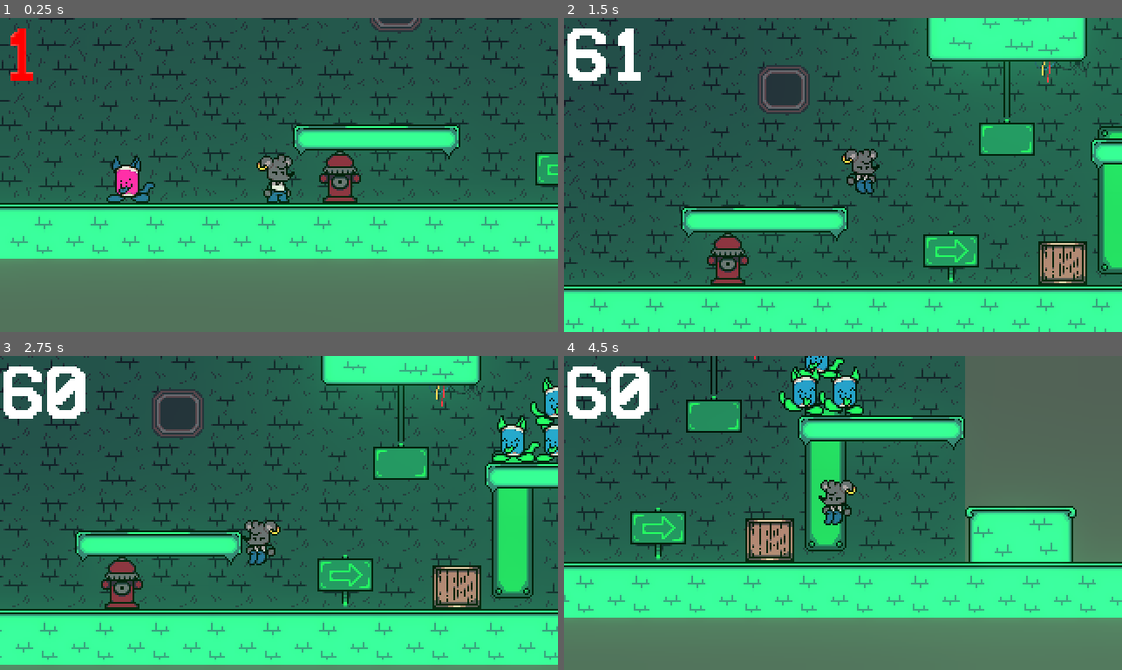
Above: before the commit, frames 1-4 (two rows, left to right).
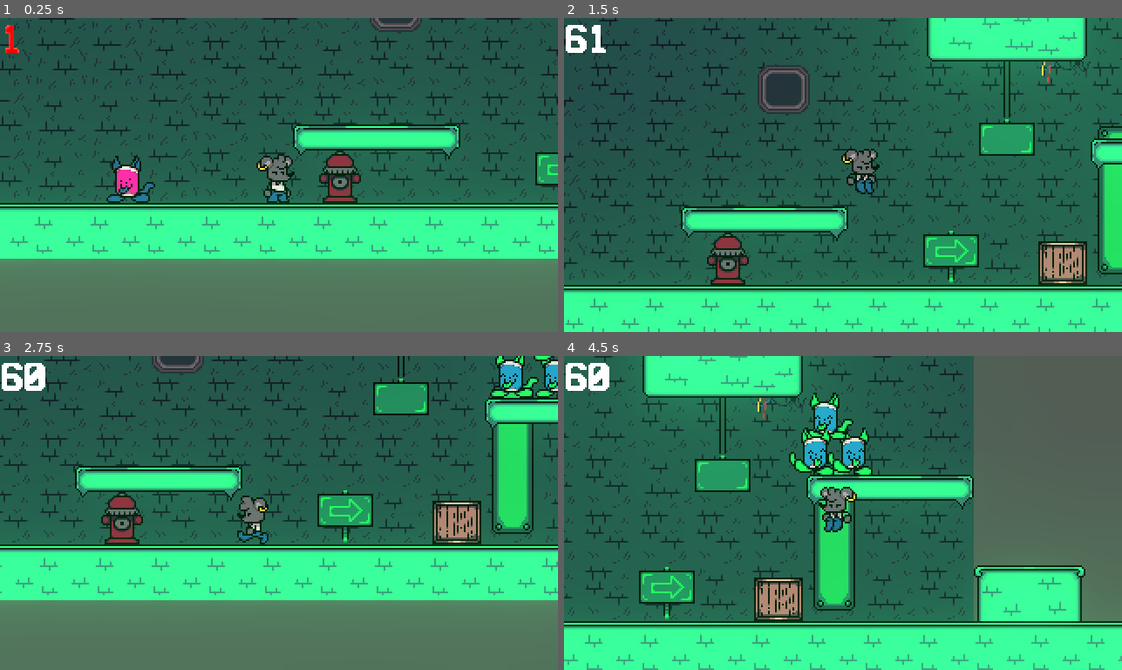
Above: after the commit, the same moments.

Repository: MonkeMango/sidealleysqueaks-source
Game: Godot game, scene res://scenes/Areas/testscene.tscn
Two runs of this game, one before a commit and one after it. Both use one fixed random seed, a clock stepped at 60 frames per second and the inputs below.
Inputs:
- Up to frame 1 (0.25 s): no input
- Up to frame 2 (1.5 s): hold Right (ui_right) from 0.53 s (still down); tap Space (jump) at 0.6, 0.77, 1.07, 1.35 s
- Up to frame 3 (2.75 s): tap Space (jump) at 1.52, 1.82, 2.1 s; release Right (ui_right) at 2.03 s; hold Left (ui_left) from 2.03 s (still down)
- Up to frame 4 (4.5 s): release Left (ui_left) at 2.78 s; hold Right (ui_right) 2.78-4.28 s; tap Space (jump) at 2.85, 3.02, 3.32, 3.6, 3.77, 4.07, 4.35 s; hold Left (ui_left) from 4.28 s (still down)

The runs differ from the first frame. In frame 1, 0.5% of the frame differs, in the area x 0-6%, y 2-20%; in frame 2, 1.1%; in frame 3, 65%, in the area x 0-100%, y 0-100%; in frame 4, 59%.

Commit message:
Made some minute changes

Diff:
--- a/scenes/Areas/testscene.tscn
+++ b/scenes/Areas/testscene.tscn
@@ -623,7 +623,7 @@
 
 [node name="Player" parent="." instance=ExtResource( 1 )]
 position = Vector2( -19, 143 )
-jumpBuffUSSY = 0.37
+jumpBuffUSSY = 0.1
 
 [node name="Camera2D" type="Camera2D" parent="Player"]
 rotation = -3.14159
--- a/src/Autoload/fpsCounter.tscn
+++ b/src/Autoload/fpsCounter.tscn
@@ -4,7 +4,7 @@
 [ext_resource path="res://assets/fonts/vcr.ttf" type="DynamicFontData" id=2]
 
 [sub_resource type="DynamicFont" id=1]
-size = 43
+size = 23
 use_mipmaps = true
 use_filter = true
 font_data = ExtResource( 2 )
